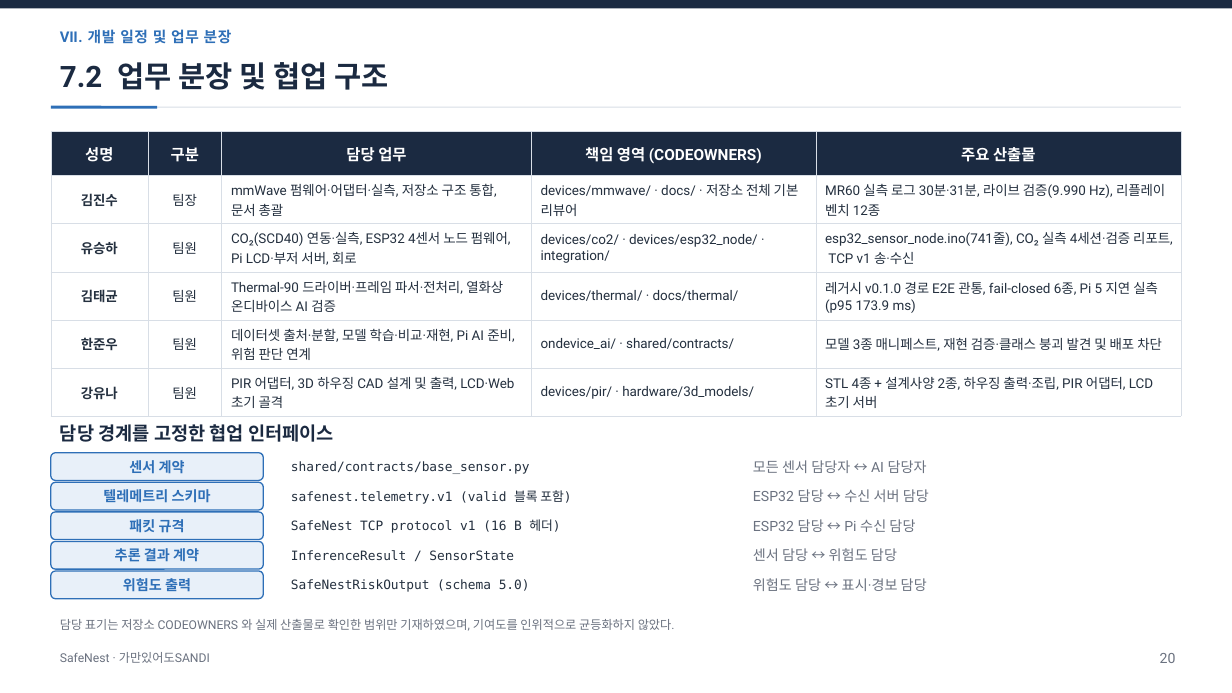
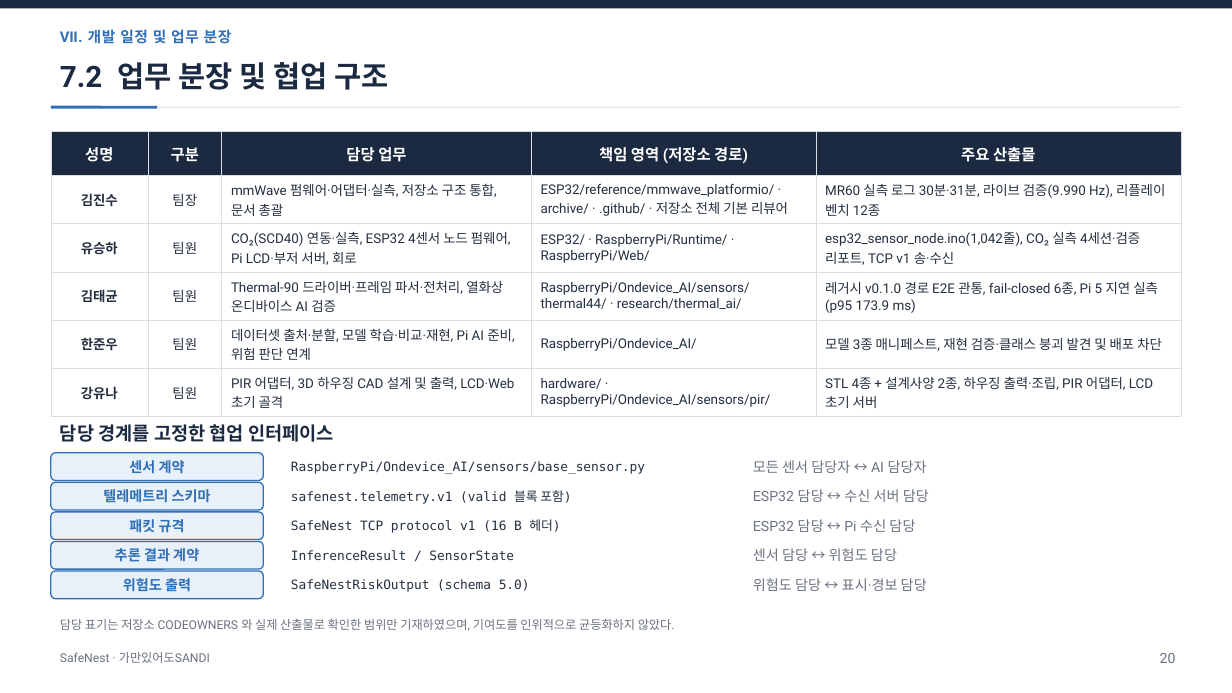
Before and after one commit to jinsu1011/safenest-embedded-competition, a slide deck: slide 21 of final-report/2026ESWContest_자유공모_가만있어도SANDI_개발완료보고서.pptx. Drawn at 1232x693 pixels with LibreOffice and Linux fonts; fonts in the diff are those of the drawing. Boxes give left, top, right and bottom in pixels: in the first picture for what was removed or moved away, otherwise in the second. Text is boxed around its words. In the diff, an @@ line names an element or a change of style, - is before the commit and + after.

```diff
--- a/final-report/2026ESWContest_자유공모_가만있어도SANDI_개발완료보고서.pptx
+++ b/final-report/2026ESWContest_자유공모_가만있어도SANDI_개발완료보고서.pptx
@@ table at bbox=[51, 131, 1181, 412] @@
-row 1, column 4: 책임 영역 (CODEOWNERS)
+row 1, column 4: 책임 영역 (저장소 경로)
-row 2, column 4: devices/mmwave/ · docs/ · 저장소 전체 기본 리뷰어
+row 2, column 4: ESP32/reference/mmwave_platformio/ · archive/ · .github/ · 저장소 전체 기본 리뷰어
-row 3, column 4: devices/co2/ · devices/esp32_node/ · integration/
+row 3, column 4: ESP32/ · RaspberryPi/Runtime/ · RaspberryPi/Web/
-row 3, column 5: esp32_sensor_node.ino(741줄), CO₂ 실측 4세션·검증 리포트, TCP v1 송·수신
+row 3, column 5: esp32_sensor_node.ino(1,042줄), CO₂ 실측 4세션·검증 리포트, TCP v1 송·수신
-row 4, column 4: devices/thermal/ · docs/thermal/
+row 4, column 4: RaspberryPi/Ondevice_AI/sensors/thermal44/ · research/thermal_ai/
-row 5, column 4: ondevice_ai/ · shared/contracts/
+row 5, column 4: RaspberryPi/Ondevice_AI/
-row 6, column 4: devices/pir/ · hardware/3d_models/
+row 6, column 4: hardware/ · RaspberryPi/Ondevice_AI/sensors/pir/
@@ text at bbox=[291, 461, 645, 474]: text changed @@
-shared/contracts/base_sensor.py
+RaspberryPi/Ondevice_AI/sensors/base_sensor.py
```
Also in this commit, not shown: 10 other slides changed, 14 other files.
